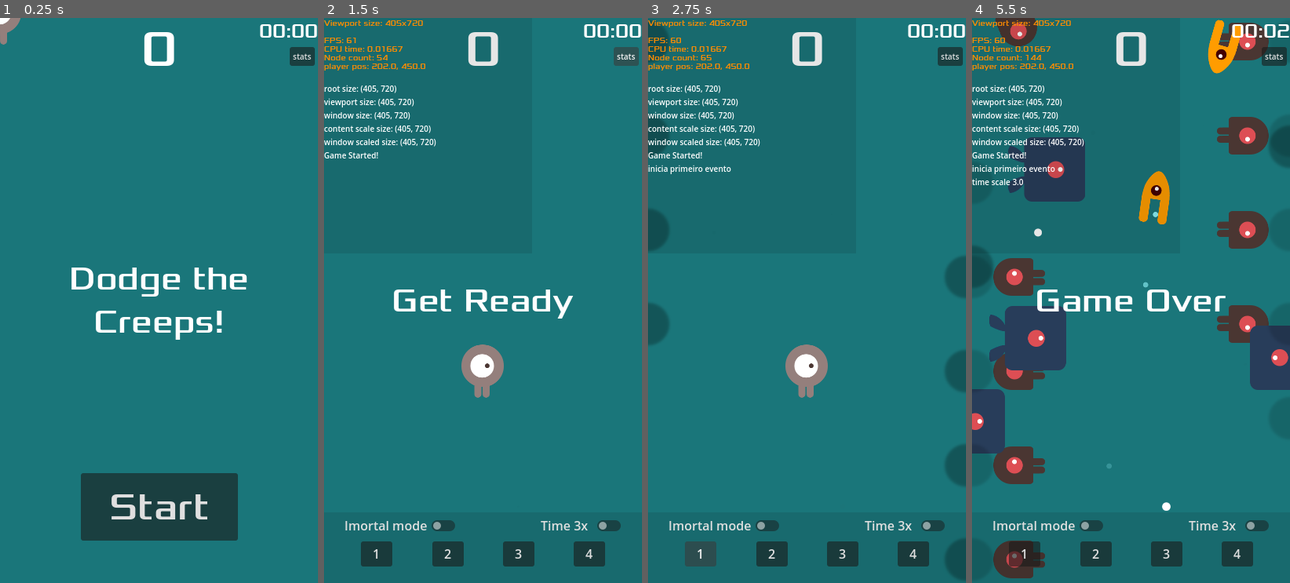
Above: before the commit, frames 1-4 (left to right).
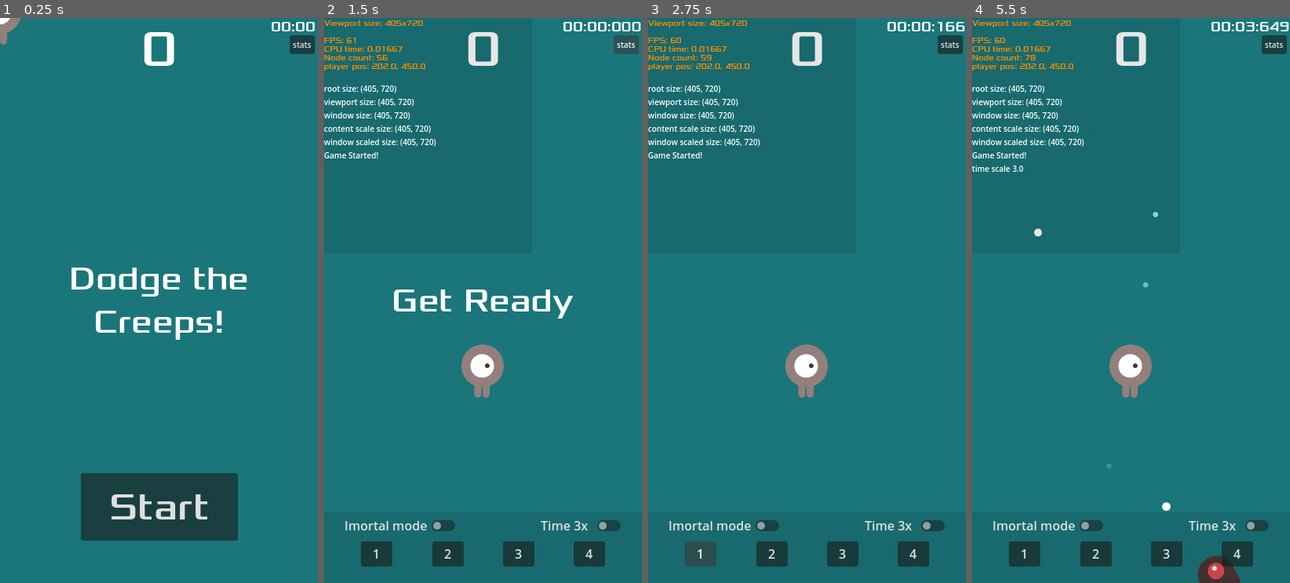
Above: after the commit, the same moments.

Repository: azevedoruan/DodgeTheCreeps
Game: Godot game, scene res://scenes/Main.tscn
The game is run twice, just before and just after one commit, with the same random seed, the same clock (stepped at 60 frames per second) and the same inputs.
Inputs (mouse positions are in pixels of both pictures, inside the frame that each line leads up to):
- Up to frame 1 (0.25 s): no input
- Up to frame 2 (1.5 s): click "Start" at 0.5 s; click "stats" at 1.25 s
- Up to frame 3 (2.75 s): click "1" at 2 s
- Up to frame 4 (5.5 s): click "2" at 2.75 s; click "3" at 3.5 s; click "4" at 4.25 s; move the mouse to (1200, 272) at 5.02 s; hold Right (move_right) from 5.03 s (still down); tap T (time_scale) at 5.1 s; click (1200, 272) at 5.17 s

The runs differ from the first frame. In frame 1, 0.6% of the frame differs, in the area x 81-100%, y 0-9%; in frame 2, 0.7%; in frame 3, 3.5%; in frame 4, 19%, in the area x 0-100%, y 0-100%.
Error after the commit: Invalid call. Nonexistent function 'first_event' in base 'Node (Main)'. (res://scripts/HUD.gd:112)

Commit message:
version 1.2.0 - mobs especiais com tempo ajustado, controlador de mobs events refeito

Diff:
--- /dev/null
+++ b/resources/mob_event_first.tres
@@ -0,0 +1,7 @@
+[gd_resource type="Resource" script_class="MobEventFirst" load_steps=2 format=3 uid="uid://b5kt7w2ogmx56"]
+
+[ext_resource type="Script" path="res://scripts/resources/mobEventFirst.gd" id="1_wdxb0"]
+
+[resource]
+resource_name = "cruzamento de mobs"
+script = ExtResource("1_wdxb0")
--- /dev/null
+++ b/resources/mob_event_second.tres
@@ -0,0 +1,7 @@
+[gd_resource type="Resource" script_class="MobEventSecond" load_steps=2 format=3 uid="uid://dqr68m0hssefi"]
+
+[ext_resource type="Script" path="res://scripts/resources/mobEventSecond.gd" id="1_nxex0"]
+
+[resource]
+resource_name = "disparos de mob flash"
+script = ExtResource("1_nxex0")
--- /dev/null
+++ b/resources/mob_event_third.tres
@@ -0,0 +1,7 @@
+[gd_resource type="Resource" script_class="MobEventThird" load_steps=2 format=3 uid="uid://cfjb5mmjtr6i3"]
+
+[ext_resource type="Script" path="res://scripts/resources/mobEventThird.gd" id="1_yx3fy"]
+
+[resource]
+resource_name = "inchame de obstaculos"
+script = ExtResource("1_yx3fy")
--- a/scenes/HUD.tscn
+++ b/scenes/HUD.tscn
@@ -53,10 +53,10 @@
 anchor_left = 1.0
 anchor_right = 1.0
 offset_left = -60.0
-offset_bottom = 35.0
+offset_bottom = 23.0
 grow_horizontal = 0
 theme_override_fonts/font = ExtResource("1_2b1r3")
-theme_override_font_sizes/font_size = 24
+theme_override_font_sizes/font_size = 18
 text = "00:00"
 vertical_alignment = 1
 
@@ -141,9 +141,9 @@
 anchor_left = 1.0
 anchor_right = 1.0
 offset_left = -36.0
-offset_top = 37.0
+offset_top = 22.0
 offset_right = -4.0
-offset_bottom = 61.0
+offset_bottom = 46.0
 grow_horizontal = 0
 focus_mode = 0
 theme_override_font_sizes/font_size = 10
--- a/scenes/Main.tscn
+++ b/scenes/Main.tscn
@@ -14,8 +14,12 @@
 [ext_resource type="PackedScene" uid="uid://bqiobo4vyvq43" path="res://scenes/MobExplode.tscn" id="8_n05so"]
 [ext_resource type="PackedScene" uid="uid://d4ho7cvla4rq8" path="res://scenes/Shadow.tscn" id="8_toup8"]
 [ext_resource type="Script" path="res://scripts/MobSpawnPositionHandler.gd" id="9_3sdn3"]
+[ext_resource type="Resource" uid="uid://b5kt7w2ogmx56" path="res://resources/mob_event_first.tres" id="11_em6as"]
 [ext_resource type="PackedScene" uid="uid://4t06cdhcknx3" path="res://scenes/bubble_handler.tscn" id="12_2p1r6"]
+[ext_resource type="Resource" uid="uid://dqr68m0hssefi" path="res://resources/mob_event_second.tres" id="12_4dtth"]
+[ext_resource type="Script" path="res://scripts/MobsEventHandler.gd" id="12_urh7m"]
 [ext_resource type="PackedScene" uid="uid://cx2ltcncghsm6" path="res://scenes/MobFollower.tscn" id="12_w6318"]
+[ext_resource type="Resource" uid="uid://cfjb5mmjtr6i3" path="res://resources/mob_event_third.tres" id="13_q2wx6"]
 
 [node name="Main" type="Node"]
 script = ExtResource("1_ejntv")
@@ -34,18 +38,25 @@
 script = ExtResource("9_3sdn3")
 spawn_position_offset = 30.0
 
+[node name="MobsEventHandler" type="Node" parent="."]
+script = ExtResource("12_urh7m")
+events = Array[Resource("res://scripts/resources/mobEventAbstract.gd")]([ExtResource("11_em6as"), ExtResource("12_4dtth"), ExtResource("13_q2wx6")])
+
 [node name="JoyStickHandler" type="Node" parent="."]
 script = ExtResource("7_hdq0m")
 joy_stick = ExtResource("8_5lhya")
 
+[node name="StartTimer" type="Timer" parent="."]
+wait_time = 2.0
+one_shot = true
+
 [node name="MobTimer" type="Timer" parent="."]
 wait_time = 2.0
 
-[node name="ScoreTimer" type="Timer" parent="."]
+[node name="SpecialMobsTimer" type="Timer" parent="."]
 
-[node name="StartTimer" type="Timer" parent="."]
-wait_time = 2.0
-one_shot = true
+[node name="EventTimer" type="Timer" parent="."]
+wait_time = 20.0
 
 [node name="ColorRect" type="ColorRect" parent="."]
 anchors_preset = 15
@@ -55,11 +66,14 @@
 grow_vertical = 2
 color = Color(0.104427, 0.463137, 0.479078, 1)
 
+[node name="StartPosition" type="Marker2D" parent="."]
+position = Vector2(202, 450)
+
 [node name="BubbleHandler" parent="." instance=ExtResource("12_2p1r6")]
 z_index = 0
 
-[node name="StartPosition" type="Marker2D" parent="."]
-position = Vector2(202, 450)
+[node name="Player" parent="." node_paths=PackedStringArray("joystick_handler") instance=ExtResource("3_4njg7")]
+joystick_handler = NodePath("../JoyStickHandler")
 
 [node name="HUD" parent="." instance=ExtResource("4_44pns")]
 
@@ -69,12 +83,10 @@
 [node name="DeathSound" type="AudioStreamPlayer" parent="."]
 stream = ExtResource("6_mgqgs")
 
-[node name="Player" parent="." node_paths=PackedStringArray("joystick_handler") instance=ExtResource("3_4njg7")]
-joystick_handler = NodePath("../JoyStickHandler")
-
+[connection signal="timeout" from="StartTimer" to="." method="_on_start_timer_timeout"]
 [connection signal="timeout" from="MobTimer" to="." method="_on_mob_timer_timeout"]
-[connection signal="timeout" from="ScoreTimer" to="." method="_on_score_timer_timeout"]
-[connection signal="timeout" from="StartTimer" to="." method="_on_start_timer_timeout"]
+[connection signal="timeout" from="SpecialMobsTimer" to="." method="_on_special_mobs_timer_timeout"]
+[connection signal="timeout" from="EventTimer" to="." method="_on_mobs_event_start"]
+[connection signal="hit" from="Player" to="." method="_game_over"]
 [connection signal="start_game" from="HUD" to="." method="new_game"]
 [connection signal="start_game" from="HUD" to="JoyStickHandler" method="_on_hud_start_game"]
-[connection signal="hit" from="Player" to="." method="_game_over"]
--- a/scripts/HUD.gd
+++ b/scripts/HUD.gd
@@ -1,4 +1,5 @@
 extends Node
+class_name Hud
 
 signal start_game
 
@@ -6,6 +7,8 @@
 @onready var debug_log: Control = $Pivot/DebugLog
 @onready var developer_control: Control = $DeveloperControl
 @onready var statistics = $Pivot/DebugLog/Statistics
+@onready var time_label = $Pivot/TimeLabel
+
 
 func _ready():
 	var hud_size = Vector2(get_tree().root.content_scale_size)
@@ -61,11 +64,12 @@
 	$Pivot/StartButton.show()
 
 
-func update_time(time: int) -> void:
-	var sec: int = time % 60
-	var min: int = int(time / 60)
-	var time_str: String = "%02d:%02d" % [min, sec]
-	$Pivot/TimeLabel.text = time_str
+func update_time(time: float) -> void:
+	var mil: float = fmod(time, 1) * 1000
+	var sec: float = fmod(time, 60)
+	var _min: float = fmod(time, 60*60) / 60
+	var time_str: String = "%02d:%02d:%03d" % [_min, sec, mil]
+	time_label.text = time_str
 
 
 func update_score(score):
--- a/scripts/Main.gd
+++ b/scripts/Main.gd
@@ -1,25 +1,39 @@
+class_name Main
 extends Node
-class_name Main
 
 @onready var player: Player = $Player
 @onready var mob_spawner: MobSpawner = $MobSpawner
 @onready var mob_spawn_position_handler: MobSpawnPositionHandler = $MobSpawnPositionHandler
+@onready var mobs_event_handler: MobsEventHandler = $MobsEventHandler
+@onready var hud: Hud = $HUD
+@onready var mob_timer: Timer = $MobTimer
+@onready var special_mobs_timer: Timer = $SpecialMobsTimer
+@onready var event_timer: Timer = $EventTimer
 
-@export var mob_timer_decrescent_time: int = 10
-
-var time: int = 0
+var mob_timer_decrementer: int = 20
+var time_on: bool
+var time: float
 var score: int = 0
-var spawn_count: int = 0
+var special_mob_count: int = 0
 var event_count: int = 0
 var is_time_scaled: bool = false
 
 
-func _process(_delta):
+func _ready() -> void:
+	mobs_event_handler.end_event_handler.connect(_on_mobs_event_end)
+
+
+func _process(delta):
+	if time_on:
+		time += delta
+		hud.update_time(time)
+
 	if Input.is_action_just_pressed("time_scale"):
 		if is_time_scaled == false:
 			time_scale(true)
 		else:
 			time_scale(false)
+
 
 #TEST for dev configurations
 func time_scale(toggle: bool) -> void:
@@ -34,13 +48,15 @@
 
 func on_bubble_collected() -> void:
 	score += 1
-	$HUD.update_score(score)
+	hud.update_score(score)
 
 
 func _game_over() -> void:
-	$ScoreTimer.stop()
-	$MobTimer.stop()
-	$HUD.show_game_over()
+	mob_timer.stop()
+	special_mobs_timer.stop()
+	event_timer.stop()
+	time_on = false
+	hud.show_game_over()
 	$Music.stop()
 	$DeathSound.play()
 
@@ -49,38 +65,35 @@
 	get_tree().call_group("mobs", "queue_free")
 	time = 0
 	score = 0
-	spawn_count = 0
-	mob_timer_decrescent_time = 10
+	special_mob_count = 0
+	mob_timer_decrementer = 20
 	event_count = 0
-	$MobTimer.wait_time = 2
-	$Player.start($StartPosition.position)
+	mob_timer.wait_time = 2
+	special_mobs_timer.wait_time = 1
+	player.start($StartPosition.position)
 	$StartTimer.start()
-	$HUD.update_score(score)
-	$HUD.update_time(time)
-	$HUD.show_message("Get Ready")
+	hud.update_score(score)
+	hud.update_time(time)
+	hud.show_message("Get Ready")
 	$Music.play()
 	MyUtility.print_message_log("Game Started!")
 	$BubbleHandler.reset_bubbles()
-
-
-func _on_score_timer_timeout():
-	time += 1
-	$HUD.update_time(time)
+	mobs_event_handler.restart_events()
 
 
 func _on_start_timer_timeout():
-	$MobTimer.start()
-	$ScoreTimer.start()
+	mob_timer.start()
+	special_mobs_timer.start()
+	event_timer.start()
+	time_on = true
 
 
 # spawna os mobs na cena
 func _on_mob_timer_timeout():
-	spawn_count += 1
-
 	# decrementa o tempo de espera para o próximo spawn dos mobs
-	if time >= mob_timer_decrescent_time and time < 80:
-		$MobTimer.wait_time -= 0.375
-		mob_timer_decrescent_time += 20
+	if time >= mob_timer_decrementer and time < 85:
+		mob_timer.wait_time -= 0.375
+		mob_timer_decrementer += 20
 
 	# mobs comuns abaixo de 10 pontos
 	if time < 10:
@@ -93,151 +106,37 @@
 	else:
 		mob_spawner.spawn_random_mob_common(mob_spawn_position_handler.get_vertical_random_position(), player)
 
-	# mob flash a partir de 20 pontos e 9 spawns
-	if spawn_count > 8 and (spawn_count % 9) == 0:
-		mob_spawner.spawn_mob_flash(mob_spawn_position_handler.get_vertical_random_position(), player)
-		return
 
-	# mob follower a partir 40 pontos e 28 spawns
-	if spawn_count > 27 and (spawn_count % 7) == 0:
-		mob_spawner.spawn_mob_follower(mob_spawn_position_handler.get_vertical_random_position(), player)
-		return
-
-	# mob obstacle a partir de 60 pontos e 40 spawns
-	if spawn_count > 39 and (spawn_count % 5) == 0:
-		mob_spawner.spawn_mob_obstacle(mob_spawn_position_handler.get_horizontal_random_position())
-		return
-
-	# mob explode a partir de 70 pontos e 55 spawns
-	if spawn_count > 54 and (spawn_count % 11) == 0:
-		mob_spawner.spawn_mob_explode(mob_spawn_position_handler.get_horizontal_random_position())
-		return
-
-	# eventos a partir de 80 pontos e 77 spawns
-	if spawn_count > 92 and (spawn_count % 31) == 0:
-		$MobTimer.stop()
-		MyUtility.print_message_log("Tempo de evento")
-		var tween: Tween = get_tree().create_tween()
-		tween.tween_interval(7.0)
-		tween.tween_callback(start_events)
+func _on_mobs_event_start() -> void:
+	special_mobs_timer.stop()
+	mob_timer.stop()
+	event_timer.stop()
+	var tween: Tween = get_tree().create_tween()
+	tween.tween_interval(7.0)
+	tween.tween_callback(func():
+		mobs_event_handler.fire_event(mob_spawner, mob_spawn_position_handler, player)
+	)
+	MyUtility.print_message_log("Tempo de evento")
 
 
-func start_events() -> void:
-	event_count += 1
-	var event_index = 0
-
-	if event_count <= 5:
-		event_index = event_count
-	else:
-		event_index = randi_range(1, 5)
-
-	match event_index:
-		1:
-			first_event()
-		2:
-			second_event()
-		3:
-			third_event()
-		4:
-			fourth_event()
-		5:
-			fifth_event()
+func _on_mobs_event_end() -> void:
+	special_mobs_timer.start()
+	mob_timer.start()
+	event_timer.start()
+	MyUtility.print_message_log("event end")
 
 
-func first_event() -> void:
-	MyUtility.print_message_log("inicia primeiro evento")
-	var tween: Tween = get_tree().create_tween()
-	tween.tween_callback(func():
-		# primeira onda
-		var viewport_center_pos: int = int(MyUtility.get_window_scaled().y / 2)
+func _on_special_mobs_timer_timeout() -> void:
+	special_mob_count += 1
 
-		# parede de mobs lado esquerdo
-		var left_positions: Positions = mob_spawn_position_handler.get_horizontal_positions("left", viewport_center_pos + 30)
-		while left_positions.mob_position.y > 0:
-			mob_spawner.spawn_mob_common(left_positions, 0, Vector2(130, 0), "walk")
-			left_positions.set_y(left_positions.mob_position.y - 120)
+	if (special_mob_count % 12) == 0 and time > 20:
+		mob_spawner.spawn_mob_flash(mob_spawn_position_handler.get_vertical_random_position(), player)
 
-		# parede de mobs lado direito
-		var rigth_positions = mob_spawn_position_handler.get_horizontal_positions("rigth", viewport_center_pos - 30)
-		while rigth_positions.mob_position.y < get_viewport().size.y:
-			mob_spawner.spawn_mob_common(rigth_positions, 180, Vector2(130, 0), "walk")
-			rigth_positions.set_y(rigth_positions.mob_position.y + 120)
-	)
-	tween.tween_interval(3.8)
-	tween.tween_callback(func():
-		# segunda onda
-		var viewport_center_pos: int = int(MyUtility.get_window_scaled().y / 2)
+	if (special_mob_count % 10) == 0 and time > 60:
+		mob_spawner.spawn_mob_follower(mob_spawn_position_handler.get_vertical_random_position(), player)
 
-		# parede de mobs lado esquerdo
-		var left_positions: Positions = mob_spawn_position_handler.get_horizontal_positions("rigth", viewport_center_pos + 150)
-		while left_positions.mob_position.y > 0:
-			mob_spawner.spawn_mob_common(left_positions, 180, Vector2(130, 0), "walk")
-			left_positions.set_y(left_positions.mob_position.y - 120)
+	if (special_mob_count % 8) == 0 and time > 90:
+		mob_spawner.spawn_mob_obstacle(mob_spawn_position_handler.get_horizontal_random_position())
 
-		# parede de mobs lado direito
-		var rigth_positions = mob_spawn_position_handler.get_horizontal_positions("left", viewport_center_pos - 150)
-		while rigth_positions.mob_position.y < get_viewport().size.y:
-			mob_spawner.spawn_mob_common(rigth_positions, 0, Vector2(130, 0), "walk")
-			rigth_positions.set_y(rigth_positions.mob_position.y + 120)
-	)
-	tween.tween_interval(5.0)
-	tween.tween_callback(func(): $MobTimer.start())
-
-
-func second_event() -> void:
-	var count = 3
-	var tween: Tween = get_tree().create_tween()
-
-	# 1º primeira seção (mais fácil)
-	while count > 0:
-		tween.tween_callback(func(): mob_spawner.spawn_mob_flash(mob_spawn_position_handler.get_vertical_random_position(), player))
-		tween.tween_interval(1.0)
-		count -= 1
-
-	tween.tween_interval(1.5)
-	count = 3
-
-	# 2º seção (mais dificil)
-	while count > 0:
-		tween.tween_callback(func():
-			mob_spawner.spawn_mob_flash(mob_spawn_position_handler.get_vertical_random_position(), player)
-			mob_spawner.spawn_mob_flash(mob_spawn_position_handler.get_horizontal_random_position(), player))
-		tween.tween_interval(1.0)
-		count -= 1
-
-	tween.tween_callback(func(): $MobTimer.start())
-
-
-func third_event() -> void:
-	var tween: Tween = get_tree().create_tween()
-	tween.tween_callback(func():
-		mob_spawner.spawn_mob_obstacle(mob_spawn_position_handler.get_horizontal_random_position())
-		mob_spawner.spawn_mob_obstacle(mob_spawn_position_handler.get_horizontal_random_position()))
-	tween.tween_interval(1.0)
-	tween.tween_callback(func():
-		mob_spawner.spawn_mob_obstacle(mob_spawn_position_handler.get_horizontal_random_position())
-		mob_spawner.spawn_mob_obstacle(mob_spawn_position_handler.get_horizontal_random_position()))
-	tween.tween_interval(1.0)
-	tween.tween_callback(func():
-		mob_spawner.spawn_mob_obstacle(mob_spawn_position_handler.get_horizontal_random_position())
-		mob_spawner.spawn_mob_obstacle(mob_spawn_position_handler.get_horizontal_random_position()))
-	tween.tween_interval(1.0)
-	tween.tween_callback(func():
-		mob_spawner.spawn_mob_obstacle(mob_spawn_position_handler.get_horizontal_random_position())
-		mob_spawner.spawn_mob_obstacle(mob_spawn_position_handler.get_horizontal_random_position()))
-	tween.tween_interval(8.0)
-	tween.tween_callback(func(): $MobTimer.start())
-
-
-func fourth_event() -> void:
-	var tween: Tween = get_tree().create_tween()
-	tween.tween_callback(func(): print("inicia quarto evento"))
-	tween.tween_interval(5.0)
-	tween.tween_callback(func(): $MobTimer.start())
-
-
-func fifth_event() -> void:
-	var tween: Tween = get_tree().create_tween()
-	tween.tween_callback(func(): print("inicia quinto evento"))
-	tween.tween_interval(5.0)
-	tween.tween_callback(func(): $MobTimer.start())
+	if (special_mob_count % 14) == 0 and time > 125:
+		mob_spawner.spawn_mob_explode(mob_spawn_position_handler.get_horizontal_random_position())
--- /dev/null
+++ b/scripts/MobsEventHandler.gd
@@ -0,0 +1,35 @@
+extends Node
+class_name MobsEventHandler
+
+signal end_event_handler
+
+@export var events: Array[MobEvent]
+
+var _event_count: int = 0
+
+
+func restart_events() -> void:
+	_event_count = 0
+
+
+# dispara os eventos em ordem com o decorrer do jogo.
+func fire_event(mob_spawner: MobSpawner, mob_spawn_pos: MobSpawnPositionHandler, player: Player) -> void:
+	if player.visible == false:
+		return
+
+	var event_index = 0
+	if _event_count < events.size():
+		event_index = _event_count
+	else:
+		event_index = randi_range(0, events.size() - 1)
+
+	var tween: Tween = create_tween()
+	var event: MobEvent = events[event_index]
+	if not event.end_event.is_connected(_on_event_end):
+		event.end_event.connect(_on_event_end)
+	event.fire(mob_spawner, mob_spawn_pos, player, tween)
+	_event_count += 1
+
+
+func _on_event_end() -> void:
+	end_event_handler.emit()
--- /dev/null
+++ b/scripts/resources/mobEventAbstract.gd
@@ -0,0 +1,8 @@
+class_name MobEvent
+extends Resource
+
+signal end_event
+
+
+func fire(_mob_spawner: MobSpawner, _mob_spawn_pos: MobSpawnPositionHandler, _player: Player, _tween: Tween) -> void:
+	pass
--- /dev/null
+++ b/scripts/resources/mobEventFirst.gd
@@ -0,0 +1,42 @@
+class_name MobEventFirst
+extends MobEvent
+
+
+func fire(mob_spawner, mob_spawn_pos, _player, tween) -> void:
+	tween.tween_callback(func():
+		# primeira onda
+		var viewport_center_pos: int = int(MyUtility.get_window_scaled().y / 2)
+
+		# parede de mobs lado esquerdo
+		var left_positions: Positions = mob_spawn_pos.get_horizontal_positions("left", viewport_center_pos + 30)
+		while left_positions.mob_position.y > 0:
+			mob_spawner.spawn_mob_common(left_positions, 0, Vector2(130, 0), "walk")
+			left_positions.set_y(left_positions.mob_position.y - 120)
+
+		# parede de mobs lado direito
+		var rigth_positions = mob_spawn_pos.get_horizontal_positions("rigth", viewport_center_pos - 30)
+		while rigth_positions.mob_position.y < MyUtility.get_viewport().size.y:
+			mob_spawner.spawn_mob_common(rigth_positions, 180, Vector2(130, 0), "walk")
+			rigth_positions.set_y(rigth_positions.mob_position.y + 120)
+	)
+	tween.tween_interval(3.8)
+	tween.tween_callback(func():
+		# segunda onda
+		var viewport_center_pos: int = int(MyUtility.get_window_scaled().y / 2)
+
+		# parede de mobs lado esquerdo
+		var left_positions: Positions = mob_spawn_pos.get_horizontal_positions("rigth", viewport_center_pos + 150)
+		while left_positions.mob_position.y > 0:
+			mob_spawner.spawn_mob_common(left_positions, 180, Vector2(130, 0), "walk")
+			left_positions.set_y(left_positions.mob_position.y - 120)
+
+		# parede de mobs lado direito
+		var rigth_positions = mob_spawn_pos.get_horizontal_positions("left", viewport_center_pos - 150)
+		while rigth_positions.mob_position.y < MyUtility.get_viewport().size.y:
+			mob_spawner.spawn_mob_common(rigth_positions, 0, Vector2(130, 0), "walk")
+			rigth_positions.set_y(rigth_positions.mob_position.y + 120)
+	)
+	tween.tween_interval(5.0)
+	tween.tween_callback(func():
+		end_event.emit()
+	)
--- /dev/null
+++ b/scripts/resources/mobEventSecond.gd
@@ -0,0 +1,28 @@
+class_name MobEventSecond
+extends MobEvent
+
+
+func fire(mob_spawner, mob_spawn_pos, player, tween) -> void:
+	var count = 3
+
+	# 1º primeira seção (mais fácil)
+	while count > 0:
+		tween.tween_callback(func():
+			mob_spawner.spawn_mob_flash(mob_spawn_pos.get_vertical_random_position(), player))
+		tween.tween_interval(1.0)
+		count -= 1
+
+	tween.tween_interval(1.5)
+	count = 3
+
+	# 2º seção (mais dificil)
+	while count > 0:
+		tween.tween_callback(func():
+			mob_spawner.spawn_mob_flash(mob_spawn_pos.get_vertical_random_position(), player)
+			mob_spawner.spawn_mob_flash(mob_spawn_pos.get_horizontal_random_position(), player))
+		tween.tween_interval(1.0)
+		count -= 1
+
+	tween.tween_callback(func():
+		end_event.emit()
+	)
--- /dev/null
+++ b/scripts/resources/mobEventThird.gd
@@ -0,0 +1,24 @@
+class_name MobEventThird
+extends MobEvent
+
+
+func fire(mob_spawner, mob_spawn_pos, _player, tween) -> void:
+	tween.tween_callback(func():
+		mob_spawner.spawn_mob_obstacle(mob_spawn_pos.get_horizontal_random_position())
+		mob_spawner.spawn_mob_obstacle(mob_spawn_pos.get_horizontal_random_position()))
+	tween.tween_interval(1.0)
+	tween.tween_callback(func():
+		mob_spawner.spawn_mob_obstacle(mob_spawn_pos.get_horizontal_random_position())
+		mob_spawner.spawn_mob_obstacle(mob_spawn_pos.get_horizontal_random_position()))
+	tween.tween_interval(1.0)
+	tween.tween_callback(func():
+		mob_spawner.spawn_mob_obstacle(mob_spawn_pos.get_horizontal_random_position())
+		mob_spawner.spawn_mob_obstacle(mob_spawn_pos.get_horizontal_random_position()))
+	tween.tween_interval(1.0)
+	tween.tween_callback(func():
+		mob_spawner.spawn_mob_obstacle(mob_spawn_pos.get_horizontal_random_position())
+		mob_spawner.spawn_mob_obstacle(mob_spawn_pos.get_horizontal_random_position()))
+	tween.tween_interval(8.0)
+	tween.tween_callback(func():
+		end_event.emit()
+	)
Not shown, changed: export_presets.cfg
Not shown: 1 places in scenes/Main.tscn that only renumber resources
